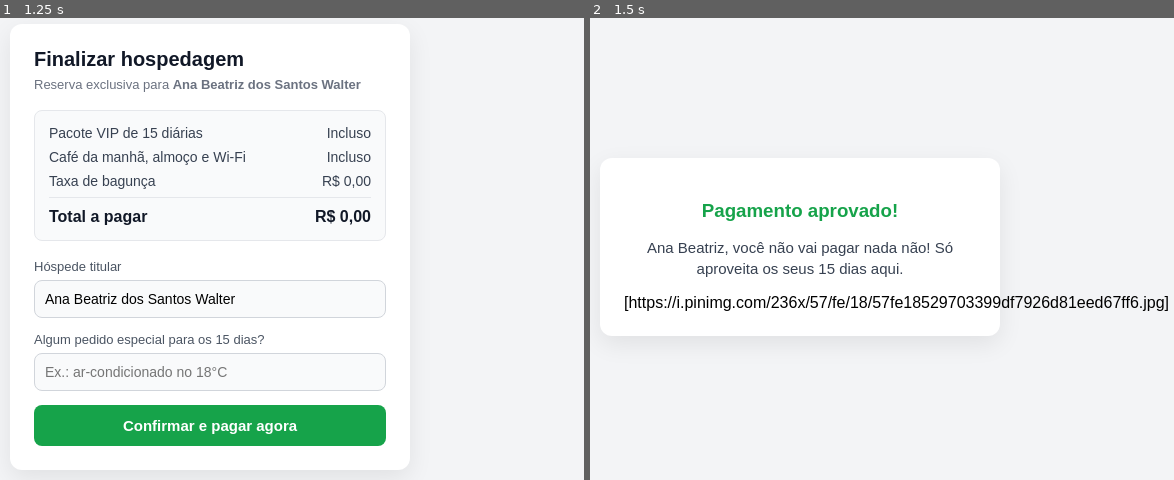
Above: before the commit, frames 1-2 (left to right).
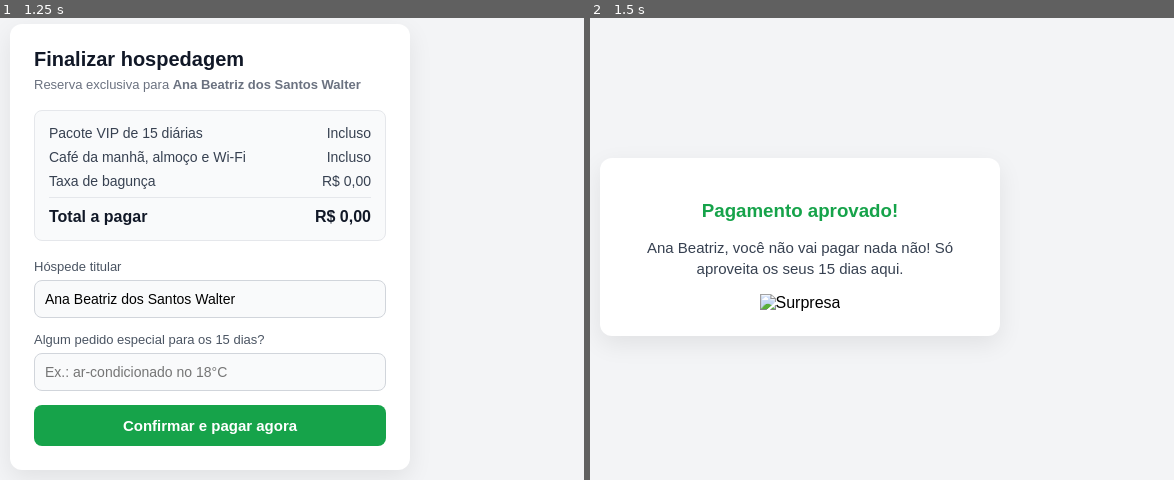
Above: after the commit, the same moments.

Repository: lucasdecorumbaiba-commits/link-de-pagamento-estadia-morada-lucas-e-julia
Game: browser game, page index.html
Same seed, same stepped clock (60 frames per second), same inputs: the game is played once before the commit and once after it.
Inputs (mouse positions are in pixels of both pictures, inside the frame that each line leads up to):
- Up to frame 1 (1.25 s): no input
- Up to frame 2 (1.5 s): click (800, 299) at 1.27 s; type "a" at 1.27 s; tap Enter at 1.3 s

Frame 1 is identical in both runs. In frame 2, 1.3% of the frame differs, in the area x 5-99%, y 59-64%.

Commit message:
Update index.html

Diff:
--- a/index.html
+++ b/index.html
@@ -45,7 +45,7 @@
     <div id="surpresa">
       <h3>Pagamento aprovado!</h3>
       <p id="mensagem-final"></p>
-      [https://i.pinimg.com/236x/57/fe/18/57fe18529703399df7926d81eed67ff6.jpg]
+      <img src="https://i.pinimg.com/236x/57/fe/18/57fe18529703399df7926d81eed67ff6.jpg" alt="Surpresa" />
     </div>
   </div>
   <script>
